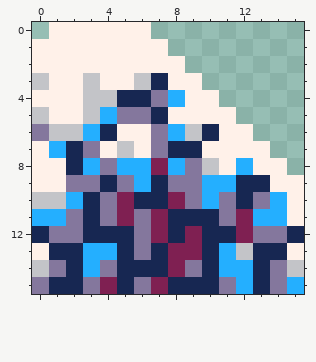
Pixel-art sprite -- images/Snow terrain/slopeLeftRight.png. The picture above is the old version.
The file is 16x16 pixels.
After the commit:
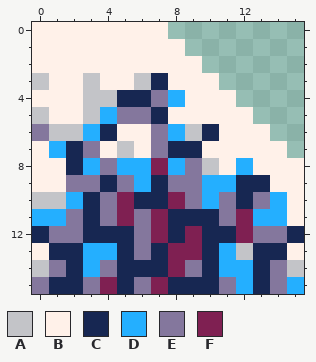
Palette (. is transparent): A #c3c4c8  B #fff1e9  C #172752  D #24afff  E #84779d  F #7f2052
Changes in this commit:
y 0: x 0 . -> B; x 7 . -> B
y 1: x 8 . -> B
y 2: x 9 . -> B
y 3: x 10 . -> B
y 4: x 11 . -> B
y 5: x 12 . -> B
y 6: x 13 . -> B
y 7: x 14 . -> B
y 8: x 15 . -> B
